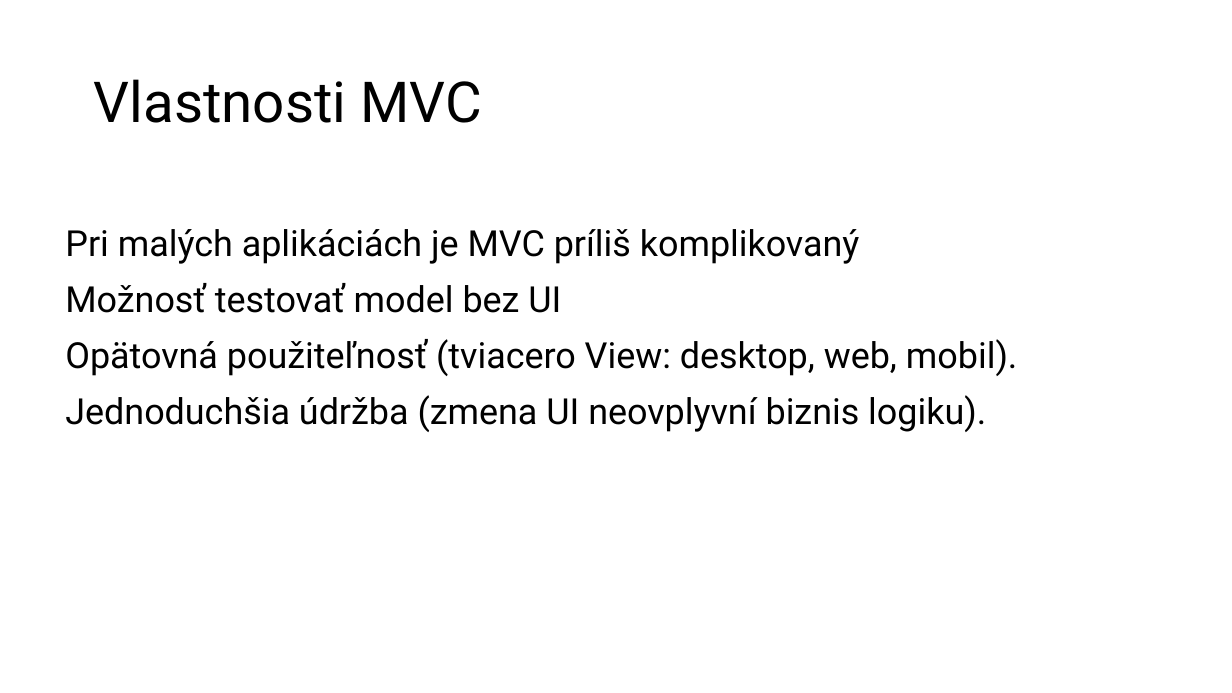
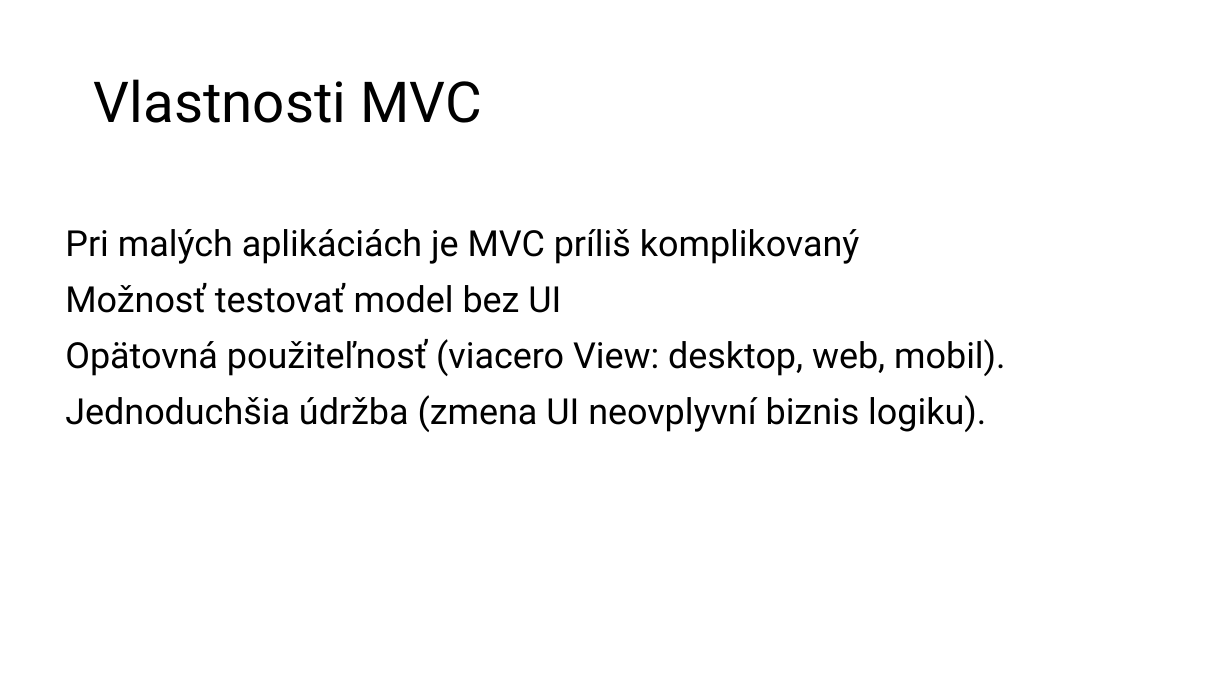
Before and after one commit to wagjo/oop, a slide deck: slide 9 of prezentacie/t26w.pptx. Drawn at 1232x693 pixels with LibreOffice and Linux fonts; fonts in the diff are those of the drawing. Boxes give left, top, right and bottom in pixels: in the first picture for what was removed or moved away, otherwise in the second. Text is boxed around its words. In the diff, an @@ line names an element or a change of style, - is before the commit and + after.

```diff
--- a/prezentacie/t26w.pptx
+++ b/prezentacie/t26w.pptx
@@ text at [65,339,1005,376]: text changed @@
-Opätovná použiteľnosť (tviacero View: desktop, web, mobil).
+Opätovná použiteľnosť (viacero View: desktop, web, mobil).
```
Also in this commit, not shown: 1 other slide changed, 2 other files.
